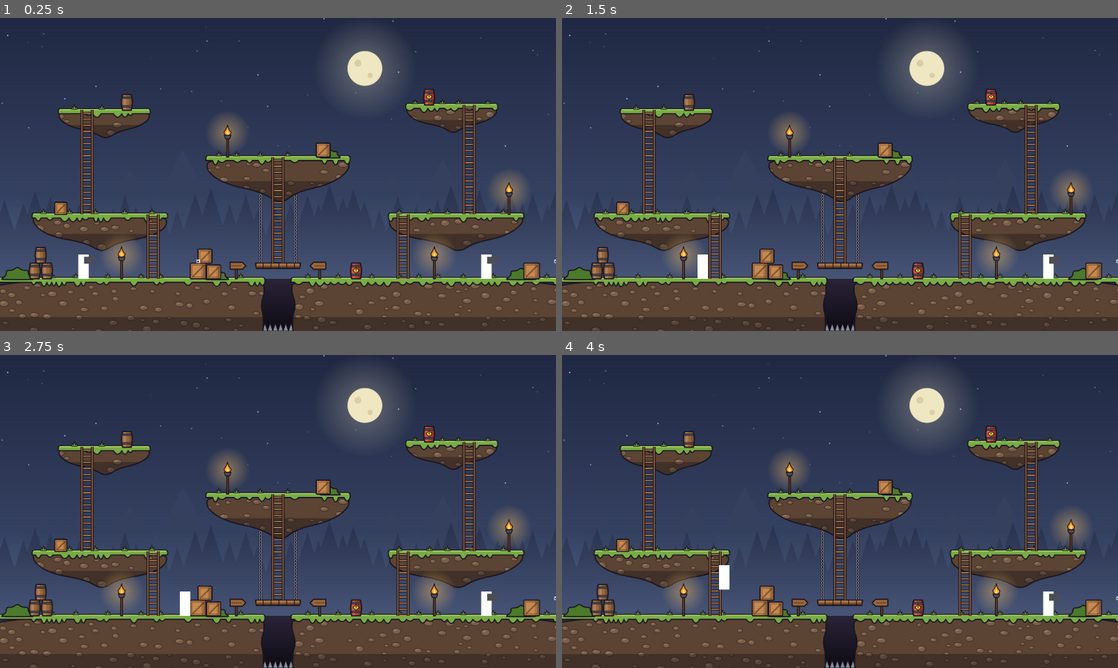
Above: before the commit, frames 1-4 (two rows, left to right).
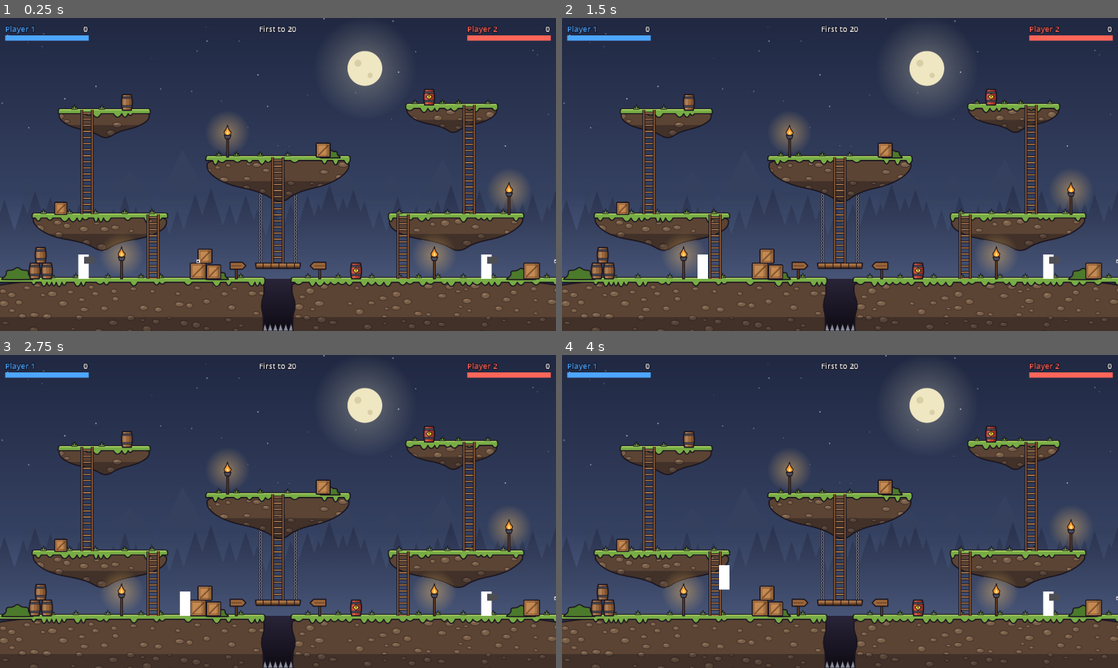
Above: after the commit, the same moments.

Repository: oplosy/fable
Game: Godot game, scene res://scenes/main.tscn
Same seed, same stepped clock (60 frames per second), same inputs: the game is played once before the commit and once after it.
Inputs (mouse positions are in pixels of both pictures, inside the frame that each line leads up to):
- Up to frame 1 (0.25 s): no input
- Up to frame 2 (1.5 s): tap Enter at 0.5 s; move the mouse to (962, 158) at 0.52 s; hold D (p1_right) 0.53-1.28 s; tap J (p1_attack) at 0.6 s; click (962, 158) at 0.67 s; tap Space (p1_jump) at 0.77 s; move the mouse to (728, 190) at 1.27 s; hold S (p1_down) from 1.28 s (still down); tap 1 (p1_slot_1) at 1.35 s
- Up to frame 3 (2.75 s): tap Space (p1_jump) at 1.52, 2 s; move the mouse to (333, 442) at 2.02 s; release S (p1_down) at 2.03 s; hold D (p1_right) from 2.03 s (still down); tap 2 (p1_slot_2) at 2.1 s
- Up to frame 4 (4 s): move the mouse to (812, 574) at 2.77 s; release D (p1_right) at 2.78 s; hold W (p1_up) 2.78-3.53 s; tap 3 (p1_slot_3) at 2.85 s; click (812, 574) at 2.92 s; tap Space (p1_jump) at 3.02, 3.77 s; tap Enter at 3.5 s; move the mouse to (1006, 558) at 3.52 s; hold A (p1_left) from 3.53 s (still down); tap 4 (p1_slot_4) at 3.6 s

The runs differ from the first frame. In frame 1, 0.8% of the frame differs, in the area x 0-100%, y 2-8%; in frame 2, 0.8%; in frame 3, 0.8%; in frame 4, 0.8%.

Commit message:
Run a deathmatch in the main scene

Diff:
--- a/scenes/main.gd
+++ b/scenes/main.gd
@@ -8,12 +8,19 @@
 @export var starting_weapon: WeaponData
 ## Every fighter starts the match with this throwable, as many as its `count`.
 @export var starting_throwable: ThrowableData
-## Temporary until rounds exist: a dead player comes back at its spawn point.
+## A dead player comes back at its spawn point after this long.
 @export var respawn_time := 1.5
+## After the winning kill the arena runs this long, so the last death plays out.
+@export var end_settle_time := 0.8
+## The result stays up this long before attack starts a rematch, so mashing cannot skip it.
+@export var rematch_delay := 1.0
 
 var arena: Node2D
 ## Index 0 is player 1.
 var players: Array[Fighter] = []
+var mode: Deathmatch
+var hud: Hud
+var _rematch_ready := false
 
 
 func _ready() -> void:
@@ -26,6 +33,11 @@
 	arena = arena_scene.instantiate()
 	add_child(arena)
 	players.resize(characters.size())
+	mode = Deathmatch.new(characters.size())
+	mode.match_ended.connect(_on_match_ended)
+	hud = Hud.new()
+	add_child(hud)
+	hud.setup(mode)
 	for index in characters.size():
 		_spawn_player(index)
 
@@ -33,6 +45,9 @@
 # The render size is fixed, so the viewport sends no resize signal; check the window instead.
 func _process(_delta: float) -> void:
 	_fit_window()
+	if _rematch_ready and _attack_pressed():
+		_rematch_ready = false
+		get_tree().reload_current_scene()
 
 
 ## Whole-pixel scaling while the window holds the full 1920x1080 render; a smaller
@@ -52,7 +67,9 @@
 	if starting_throwable:
 		spawned.inventory.equip_throwable(starting_throwable, starting_throwable.count)
 	spawned.health.died.connect(_on_player_died.bind(spawned, index))
+	spawned.died.connect(func(killer: Fighter) -> void: mode.record_kill(index, players.find(killer)))
 	players[index] = spawned
+	hud.follow(index, spawned)
 
 
 func _spawn_fighter(data: CharacterData, controller: FighterController, spawn_index: int) -> Fighter:
@@ -68,5 +85,25 @@
 func _on_player_died(dead: Fighter, index: int) -> void:
 	# process_always = false: the countdown stops while the game is paused.
 	await get_tree().create_timer(respawn_time, false).timeout
+	if mode.is_over():
+		return
 	dead.queue_free()
 	_spawn_player(index)
+
+
+## Fighters stop at once; the arena freezes a moment later and the result waits for a rematch.
+func _on_match_ended(_winner: int) -> void:
+	for player in players:
+		player.controller = FighterController.new()
+		player.add_child(player.controller)
+	await get_tree().create_timer(end_settle_time, false).timeout
+	arena.process_mode = Node.PROCESS_MODE_DISABLED
+	await get_tree().create_timer(rematch_delay, false).timeout
+	_rematch_ready = true
+
+
+func _attack_pressed() -> bool:
+	for index in characters.size():
+		if Input.is_action_just_pressed("p%d_attack" % (index + 1)):
+			return true
+	return false
